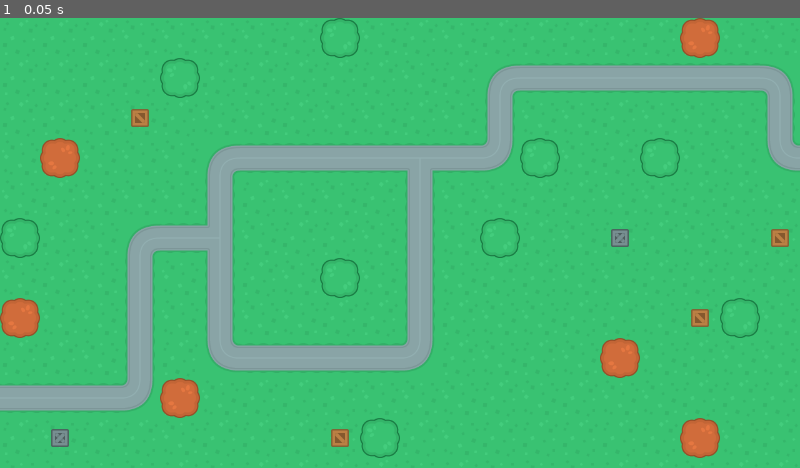
Above: before the commit, frame 1.
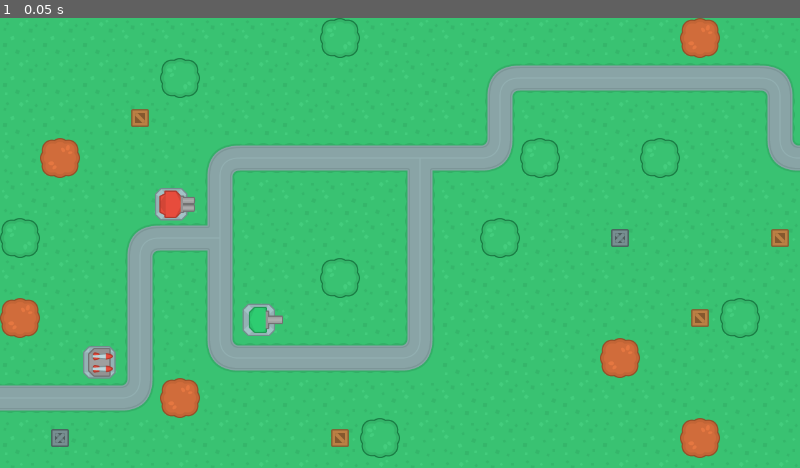
Above: after the commit, the same moment.

Repository: Tellusionist/Godot_TowerDefense_GDC
Game: Godot game, scene res://Scenes/Maps/Map1.tscn
Same seed, same stepped clock (60 frames per second), same inputs: the game is played once before the commit and once after it. This scene is started directly instead of the project's main scene.
Inputs:
- Up to frame 1 (0.05 s): no input

The runs differ from the first frame. In frame 1, 0.8% of the frame differs, in the area x 10-36%, y 37-81%.

Commit message:
added basic turrets

Diff:
--- a/Scenes/Maps/Map1.tscn
+++ b/Scenes/Maps/Map1.tscn
@@ -1,10 +1,13 @@
-[gd_scene load_steps=14 format=4 uid="uid://xpxlwn44p1me"]
+[gd_scene load_steps=17 format=4 uid="uid://xpxlwn44p1me"]
 
 [ext_resource type="Texture2D" uid="uid://fcf88p30y0q5" path="res://Assets/Environments/Tilesets/terrainTiles_default.png" id="1_dsyx2"]
 [ext_resource type="Texture2D" uid="uid://dk6xjy1ts8rxo" path="res://Assets/Environments/Props/treeBrown_large.png" id="2_bp0wf"]
 [ext_resource type="Texture2D" uid="uid://cl0joh4hk16ce" path="res://Assets/Environments/Props/treeGreen_large.png" id="3_kkfd8"]
 [ext_resource type="Texture2D" uid="uid://isjoakashyr6" path="res://Assets/Environments/Props/crateMetal.png" id="4_ufnsk"]
 [ext_resource type="Texture2D" uid="uid://d0wqup5bmwdhi" path="res://Assets/Environments/Props/crateWood.png" id="5_g86u4"]
+[ext_resource type="PackedScene" uid="uid://cqr6he6m85rxt" path="res://Scenes/Towers/gun_t1.tscn" id="6_g86u4"]
+[ext_resource type="PackedScene" uid="uid://0byp4b6j687g" path="res://Scenes/Towers/gun_t2.tscn" id="7_o2go4"]
+[ext_resource type="PackedScene" uid="uid://vnkqsl5vxqeg" path="res://Scenes/Towers/missle_t1.tscn" id="8_4r0br"]
 
 [sub_resource type="TileSetAtlasSource" id="TileSetAtlasSource_gatv1"]
 resource_name = "terrain"
@@ -149,3 +152,14 @@
 [node name="TowerExclusion" type="TileMapLayer" parent="."]
 tile_map_data = PackedByteArray("AAAUAAMAAQAEAAEAAAADAAkAAQAGAAEAAAADAAgAAQABAAAAAAADAAcAAQABAAAAAAADAAYAAQABAAAAAAADAA …(960 unchanged characters)…
 tile_set = SubResource("TileSet_bp0wf")
+
+[node name="Turrets" type="Node2D" parent="."]
+
+[node name="GunT1" parent="Turrets" instance=ExtResource("6_g86u4")]
+position = Vector2(414, 483)
+
+[node name="GunT2" parent="Turrets" instance=ExtResource("7_o2go4")]
+position = Vector2(274, 298)
+
+[node name="MissleT1" parent="Turrets" instance=ExtResource("8_4r0br")]
+position = Vector2(159, 551)
--- /dev/null
+++ b/Scenes/Towers/gun_t1.tscn
@@ -0,0 +1,16 @@
+[gd_scene load_steps=3 format=3 uid="uid://cqr6he6m85rxt"]
+
+[ext_resource type="Texture2D" uid="uid://citk8s5vfp64d" path="res://Assets/Towers/towerDefense_tile181.png" id="1_1e3w6"]
+[ext_resource type="Texture2D" uid="uid://b72qhkgn0qk1a" path="res://Assets/Towers/towerDefense_tile249.png" id="2_o2m5r"]
+
+[node name="GunT1" type="Node2D"]
+
+[node name="Base" type="Sprite2D" parent="."]
+texture = ExtResource("1_1e3w6")
+
+[node name="Turret" type="Sprite2D" parent="."]
+texture = ExtResource("2_o2m5r")
+offset = Vector2(12, 0)
+
+[node name="Muzzle" type="Node2D" parent="Turret"]
+position = Vector2(43, 0)
--- /dev/null
+++ b/Scenes/Towers/gun_t2.tscn
@@ -0,0 +1,19 @@
+[gd_scene load_steps=3 format=3 uid="uid://0byp4b6j687g"]
+
+[ext_resource type="Texture2D" uid="uid://citk8s5vfp64d" path="res://Assets/Towers/towerDefense_tile181.png" id="1_0nhgo"]
+[ext_resource type="Texture2D" uid="uid://dgajaxxfspav7" path="res://Assets/Towers/towerDefense_tile250.png" id="2_m2ned"]
+
+[node name="GunT2" type="Node2D"]
+
+[node name="Base" type="Sprite2D" parent="."]
+texture = ExtResource("1_0nhgo")
+
+[node name="Turret" type="Sprite2D" parent="."]
+position = Vector2(10, 0)
+texture = ExtResource("2_m2ned")
+
+[node name="Muzzle1" type="Node2D" parent="Turret"]
+position = Vector2(31, 6.5)
+
+[node name="Muzzle2" type="Node2D" parent="Turret"]
+position = Vector2(31, -6.5)
--- /dev/null
+++ b/Scenes/Towers/missle_t1.tscn
@@ -0,0 +1,21 @@
+[gd_scene load_steps=4 format=3 uid="uid://vnkqsl5vxqeg"]
+
+[ext_resource type="Texture2D" uid="uid://deeybwl2kgj1g" path="res://Assets/Towers/towerDefense_tile180.png" id="1_ka34k"]
+[ext_resource type="Texture2D" uid="uid://do3lygpfdwnlb" path="res://Assets/Towers/towerDefense_tile228.png" id="2_sqeo0"]
+[ext_resource type="Texture2D" uid="uid://dqy1m5n2ldag6" path="res://Assets/Towers/towerDefense_tile251.png" id="3_fqy5d"]
+
+[node name="MissleT1" type="Node2D"]
+
+[node name="Base" type="Sprite2D" parent="."]
+texture = ExtResource("1_ka34k")
+
+[node name="Turret" type="Sprite2D" parent="."]
+texture = ExtResource("2_sqeo0")
+
+[node name="Missle1" type="Sprite2D" parent="Turret"]
+position = Vector2(5, 10)
+texture = ExtResource("3_fqy5d")
+
+[node name="Missle2" type="Sprite2D" parent="Turret"]
+position = Vector2(5, -10)
+texture = ExtResource("3_fqy5d")
Binary file added: Assets/Towers/towerDefense_tile180.png
Not shown, added: Assets/Towers/towerDefense_tile180.png.import
Binary file added: Assets/Towers/towerDefense_tile181.png
Not shown, added: Assets/Towers/towerDefense_tile181.png.import
Binary file added: Assets/Towers/towerDefense_tile228.png
Not shown, added: Assets/Towers/towerDefense_tile228.png.import
Binary file added: Assets/Towers/towerDefense_tile249.png
Not shown, added: Assets/Towers/towerDefense_tile249.png.import
Binary file added: Assets/Towers/towerDefense_tile250.png
Not shown, added: Assets/Towers/towerDefense_tile250.png.import
Binary file added: Assets/Towers/towerDefense_tile251.png
Not shown, added: Assets/Towers/towerDefense_tile251.png.import
